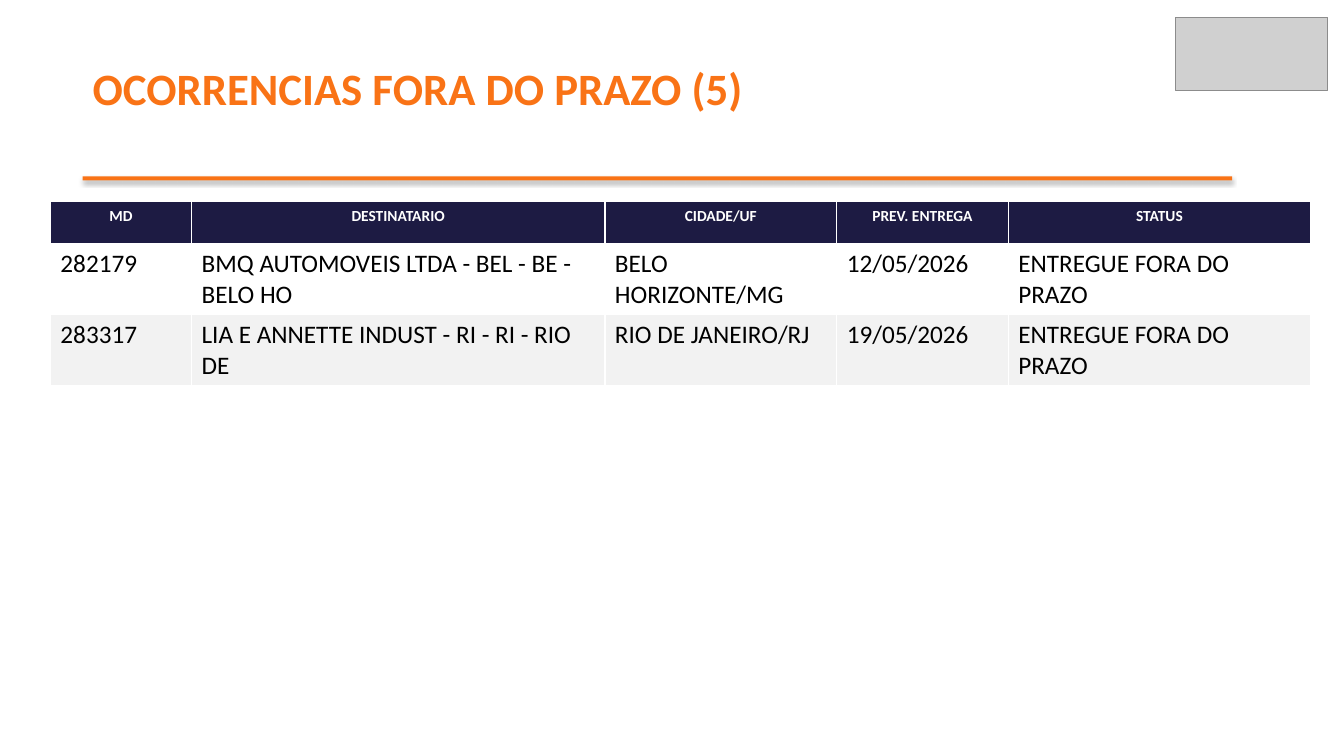
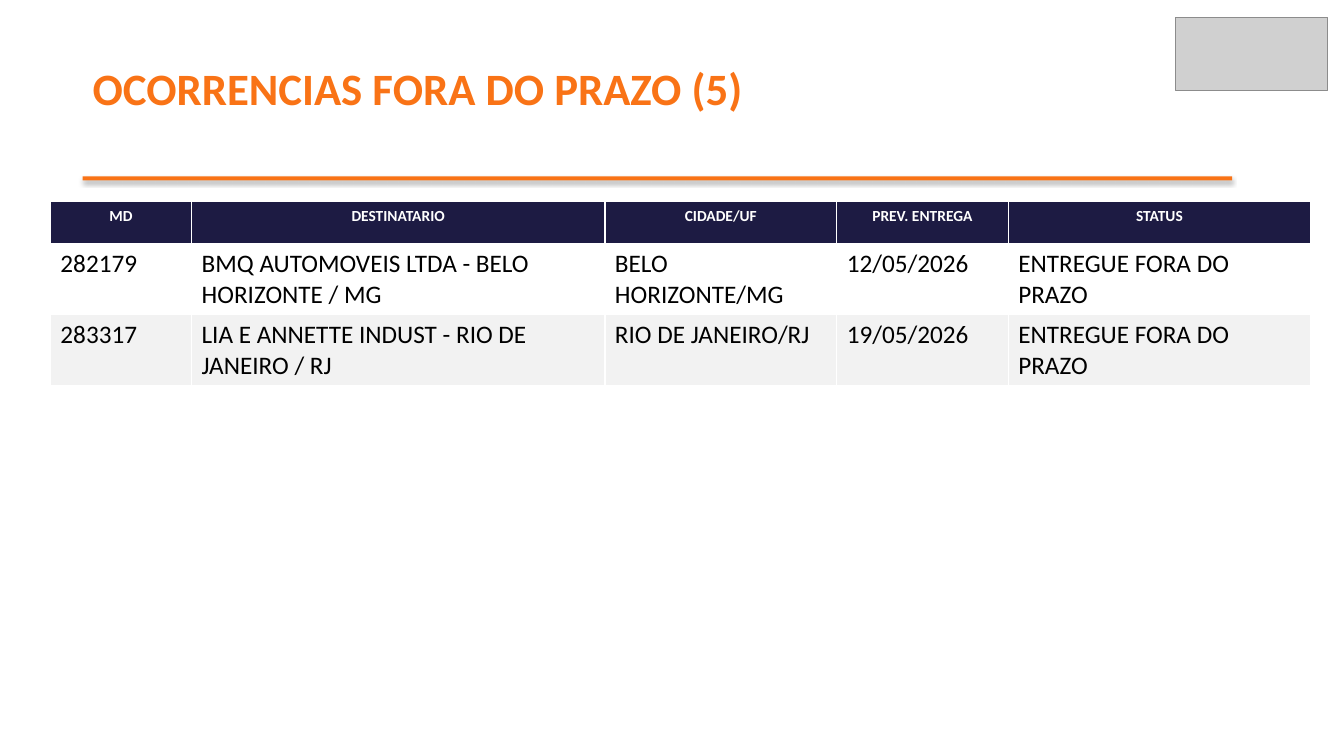
Before and after one commit to brendaelicia-sketch/PortoEX, a slide deck: slide 4 of pptx/maio_2026/FORTE_TRANSPORTES_DO_BRASIL_LT.pptx. Drawn at 1344x756 pixels with LibreOffice and Linux fonts; fonts in the diff are those of the drawing; grey boxes stand for pictures. Boxes give left, top, right and bottom in pixels: in the first picture for what was removed or moved away, otherwise in the second. Text is boxed around its words. In the diff, an @@ line names an element or a change of style, - is before the commit and + after.

```diff
--- a/pptx/maio_2026/FORTE_TRANSPORTES_DO_BRASIL_LT.pptx
+++ b/pptx/maio_2026/FORTE_TRANSPORTES_DO_BRASIL_LT.pptx
@@ table at [50,202,1311,378] @@
-row 2, column 2: BMQ AUTOMOVEIS LTDA - BEL - BE - BELO HO
+row 2, column 2: BMQ AUTOMOVEIS LTDA - BELO HORIZONTE / MG
-row 3, column 2: LIA E ANNETTE INDUST - RI - RI - RIO DE
+row 3, column 2: LIA E ANNETTE INDUST - RIO DE JANEIRO / RJ
```
Also in this commit, not shown: 4 other slides changed, 1 slide added, 1 slide removed.
